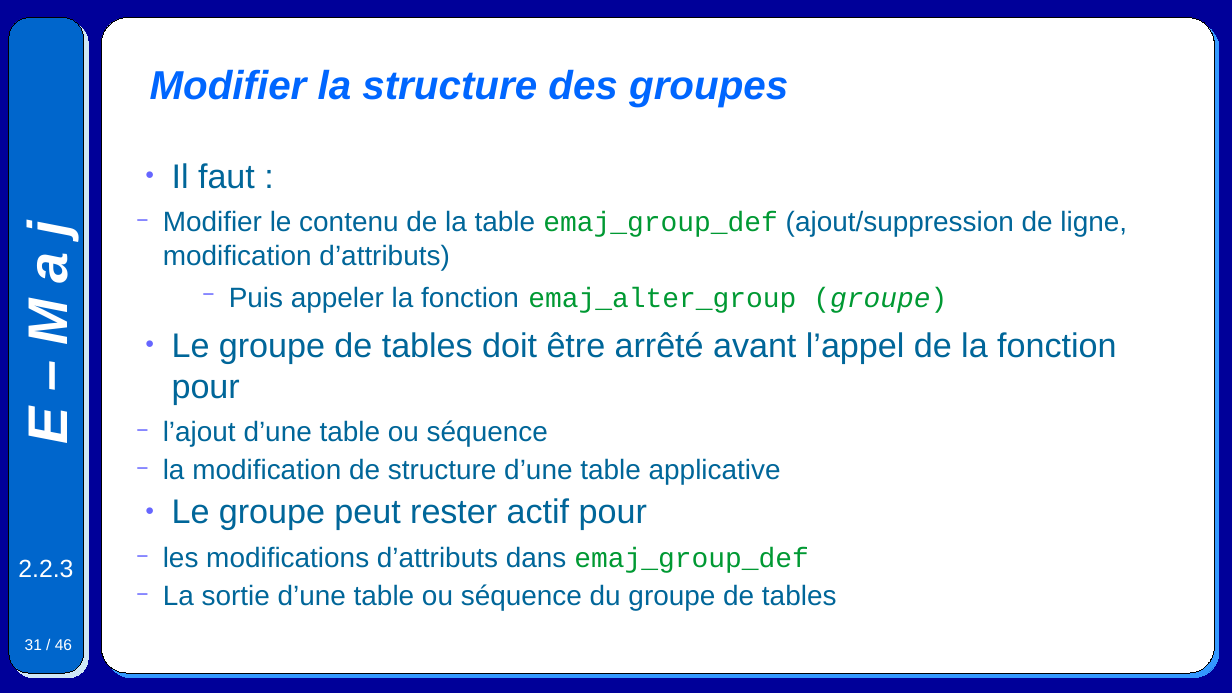
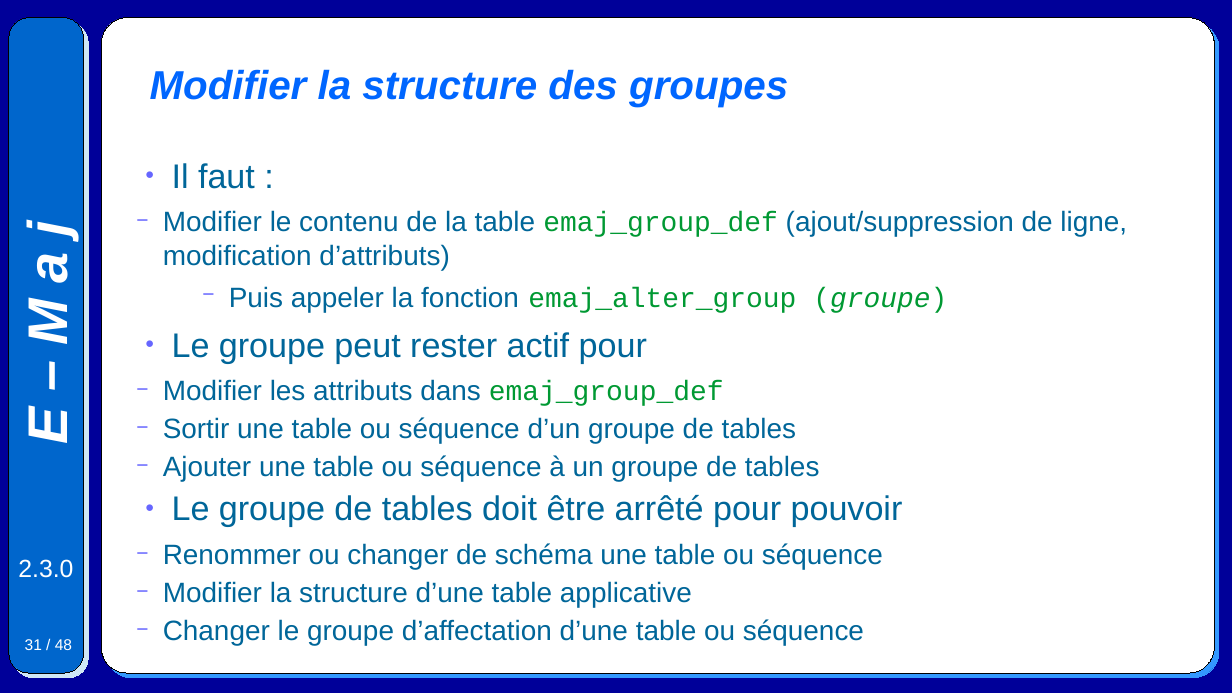
Before and after one commit to beaud76/emaj_doc, a slide deck: slide 31 of Emaj.devel_pres_fr.odp. Drawn at 1232x693 pixels with LibreOffice and Linux fonts; fonts in the diff are those of the drawing. Boxes give left, top, right and bottom in pixels: in the first picture for what was removed or moved away, otherwise in the second. Text is boxed around its words. In the diff, an @@ line names an element or a change of style, - is before the commit and + after.

```diff
--- a/Emaj.devel_pres_fr.odp
+++ b/Emaj.devel_pres_fr.odp
@@ text at [163, 332, 1116, 484]: paragraphs removed @@
-● Le groupe de tables doit être arrêté avant l’appel de la fonction pour
-  − l’ajout d’une table ou séquence
-  − la modification de structure d’une table applicative
@@ text at [163, 379, 903, 641]: text changed @@
-  − les modifications d’attributs dans emaj_group_def
-  − La sortie d’une table ou séquence du groupe de tables
+  − Modifier les attributs dans emaj_group_def
+  − Sortir une table ou séquence d’un groupe de tables
+  − Ajouter une table ou séquence à un groupe de tables
+● Le groupe de tables doit être arrêté pour pouvoir
+  − Renommer ou changer de schéma une table ou séquence
+  − Modifier la structure d’une table applicative
+  − Changer le groupe d’affectation d’une table ou séquence
@@ text at [18, 559, 73, 578]: text changed @@
-2.2.3
+2.3.0
@@ page number at [25, 639, 72, 650]: text changed @@
-31 / 46
+31 / 48
```
Also in this commit, not shown: 45 other slides changed, 2 slides added, 4 other files.
